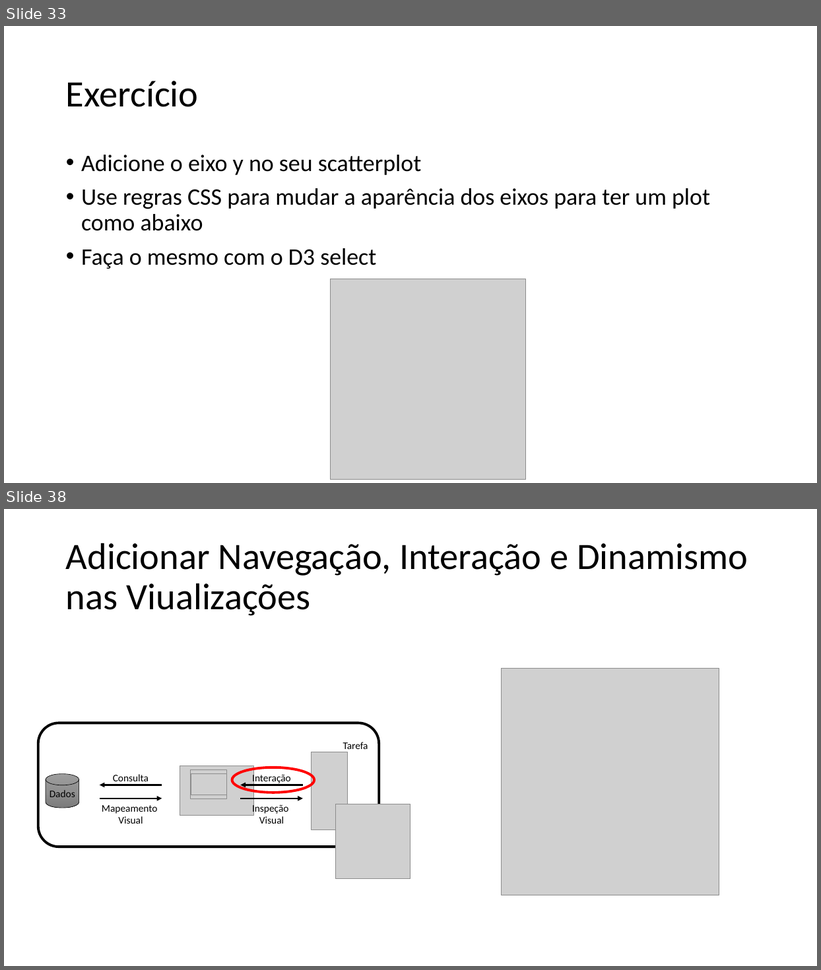
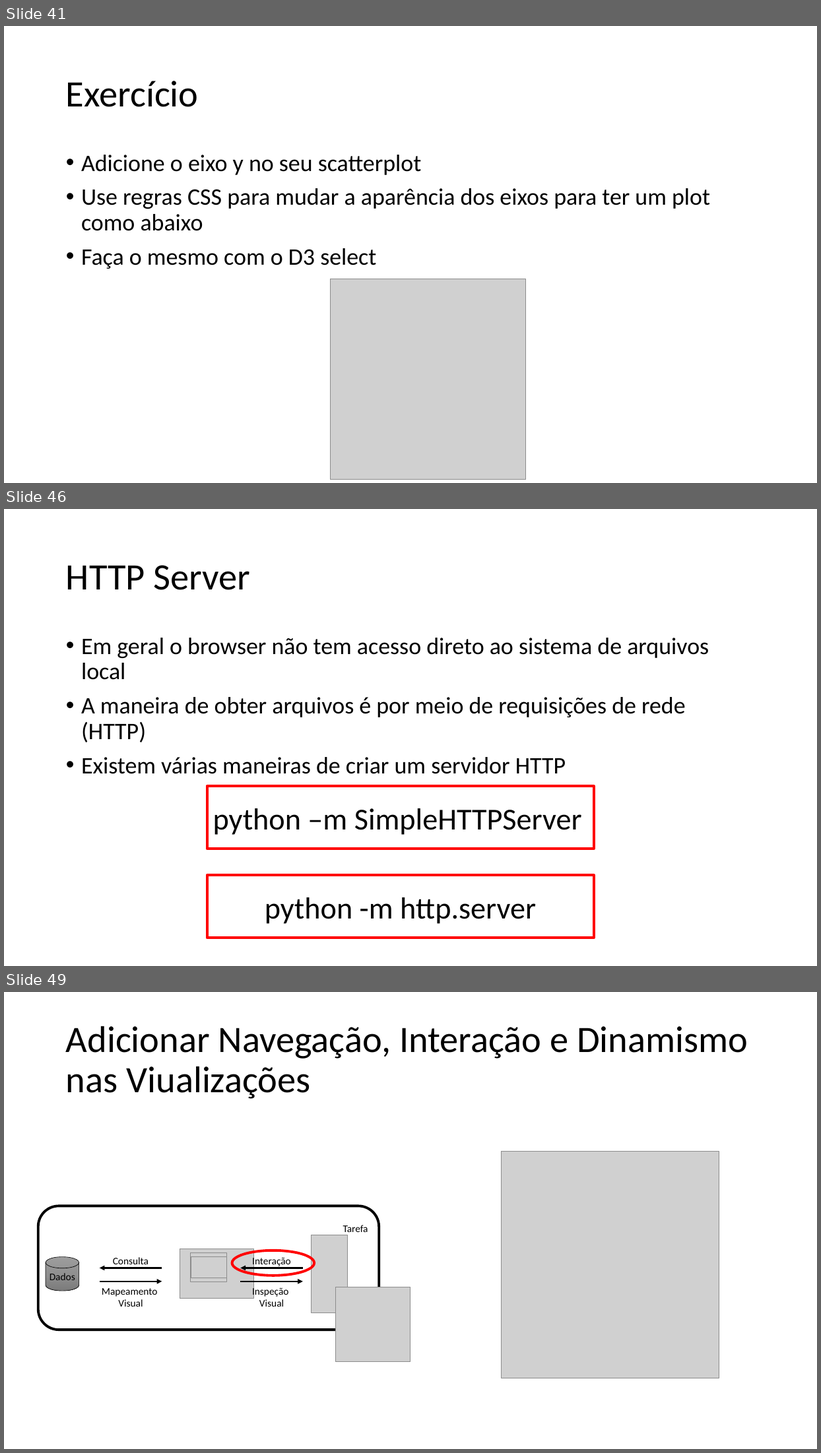
Before and after one commit to filipecmedeiros/Treinamento-d3.js, a slide deck: Aula2.pptx. Shown one above the other, each under a label of ours: slides 33 and 38 before the commit, slides 41, 46 and 49 after it; the slides between them are not shown. The pictures are 821x970 and 821x1453 pixels, drawn with LibreOffice and Linux fonts; fonts in the diff are those of the drawing; grey boxes stand for pictures. Boxes give left, top, right and bottom in pixels: in the first picture for what was removed or moved away, otherwise in the second. Text is boxed around its words. In the diff, an @@ line names an element or a change of style, - is before the commit and + after.

```diff
--- a/Aula2.pptx
+++ b/Aula2.pptx
@@ slide 46 added at [4,509,817,966], background #FFFFFF @@
@@ title added at [66,565,251,590], 44 pt, text #000000 @@
+HTTP Server
@@ text added at [81,638,709,774], 28 pt, text #000000 @@
+• Em geral o browser não tem acesso direto ao sistema de arquivos local
+• A maneira de obter arquivos é por meio de requisições de rede (HTTP)
+• Existem várias maneiras de criar um servidor HTTP
@@ rectangle added at [207,787,594,850], outline #FF0000 3 pt, 36 pt, text #000000 @@
+python –m SimpleHTTPServer
@@ rectangle added at [207,875,594,939], outline #FF0000 3 pt, 36 pt, text #000000 @@
+python -m http.server
@@ what was slide 33 is now slide 41 @@
@@ what was slide 38 is now slide 49 @@
```
Also in this commit, not shown: 7 slides changed, 30 other slides added, 8 slides removed, 11 other files.
